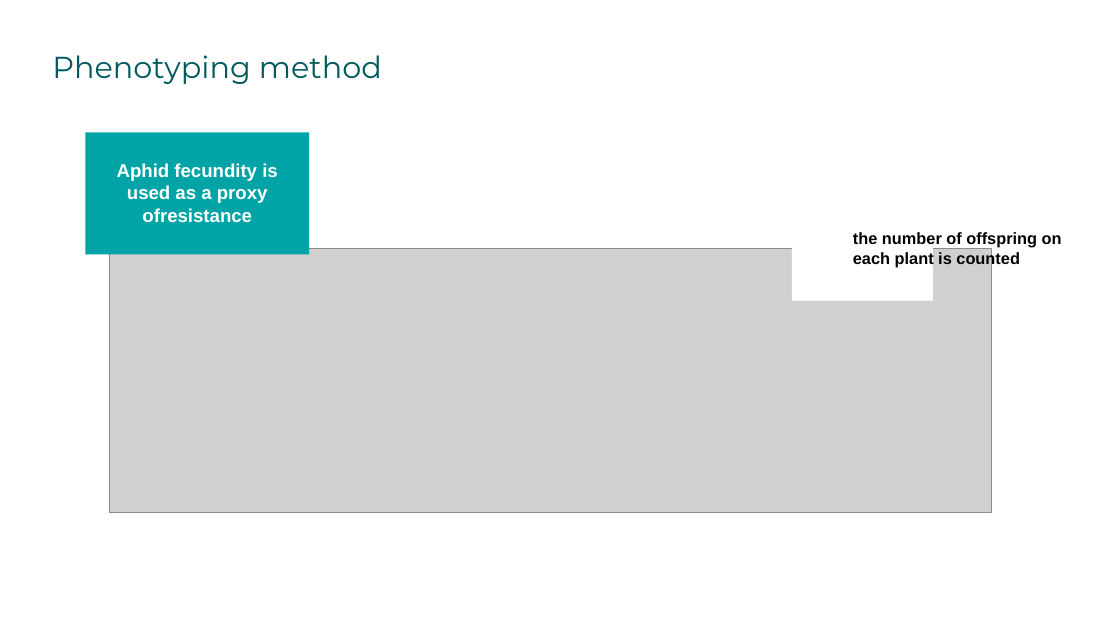
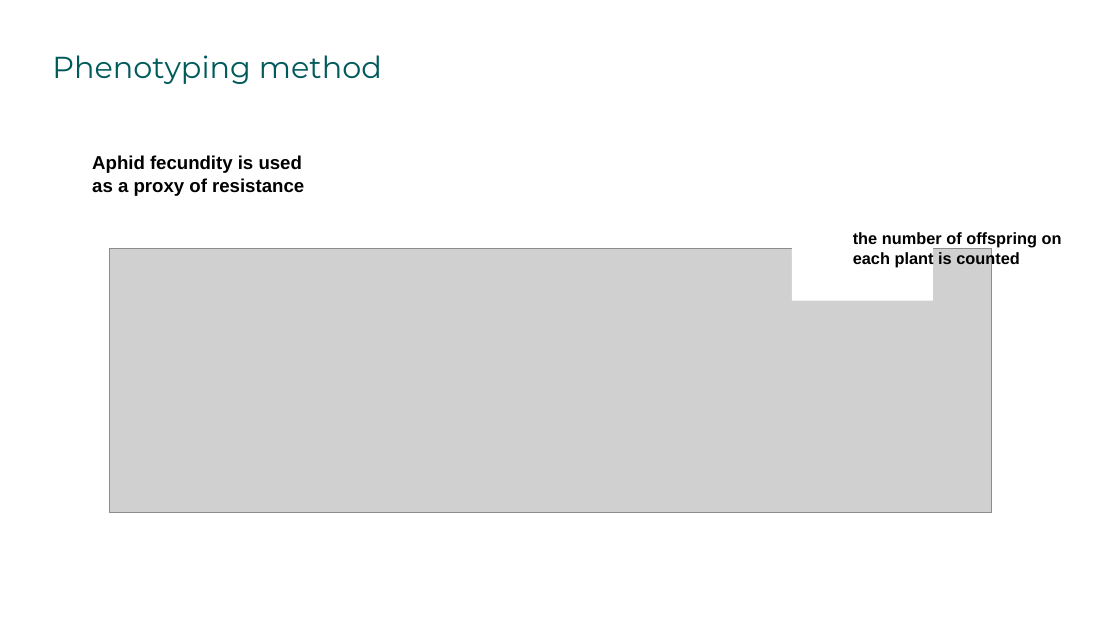
Before and after one commit to igepp-egi/faba_specifics, a slide deck: slide 6 of M01-metabolomic-analysis/untargeted_metabolomic/presentation metabo.pptx (slide 5 before the commit). Drawn at 1120x630 pixels with LibreOffice and Linux fonts; fonts in the diff are those of the drawing; grey boxes stand for pictures. Boxes give left, top, right and bottom in pixels: in the first picture for what was removed or moved away, otherwise in the second. Text is boxed around its words. In the diff, an @@ line names an element or a change of style, - is before the commit and + after.

```diff
--- a/M01-metabolomic-analysis/untargeted_metabolomic/presentation metabo.pptx
+++ b/M01-metabolomic-analysis/untargeted_metabolomic/presentation metabo.pptx
@@ text "Aphid fecundity is used as ...": place and size @@
-text "Aphid fecundity is used as ..." at [86,133,310,255]
+text "Aphid fecundity is used as ..." at [92,155,304,196]
@@ text "Aphid fecundity is used as ..." at [92,155,304,196]: fill #00A3A6 to none @@
@@ text at [92,155,304,196]: text changed; text colour #FFFFFF to #000000 @@
-Aphid fecundity is used as a proxy ofresistance
+Aphid fecundity is used as a proxy of resistance
```
Also in this commit, not shown: 30 other slides changed, 4 slides added, 2 slides removed, 1 other file.
